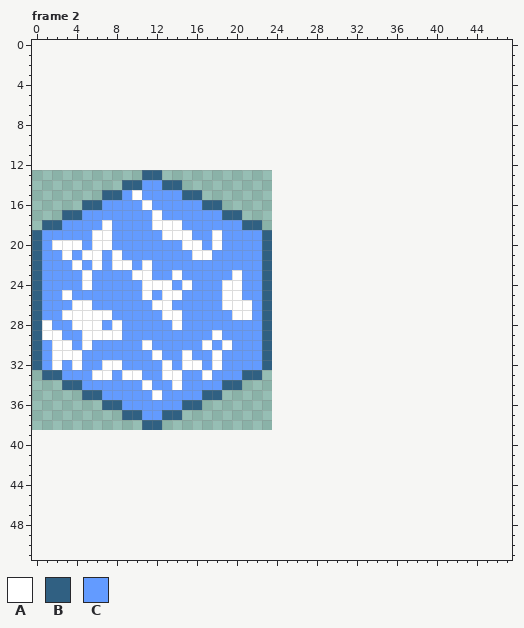
Two versions of one pixel-art file, assets/sprites_raw/BaseHexagon.ase. Above, as it was before the edit.
24x26 pixels, 7 frames. Shown: frame 2. The old version is drawn lined up with the new one, on the new canvas. The commit also changed other frames, which this record leaves out.
Palette (. is transparent): A #ffffff  B #306082  C #639bff
Pixels before, frame 2 (only the part around the change), first column x 0:
 0 ................................................
 1 ................................................
 2 ................................................
 3 ................................................
 4 ................................................
 5 ................................................
 6 ................................................
 7 ................................................
 8 ................................................
 9 ................................................
10 ................................................
11 ................................................
12 ................................................
13 ...........BB...................................
14 .........BBCCBB.................................
15 .......BBCACCCCBB...............................
16 .....BBCCCCACCCCCBB.............................
17 ...BBCCCCCCCACCCCCCBB...........................
18 .BBCCCCACCCCAAACCCCCCBB.........................
19 BCCCCCAACCCCCAAACCACCCCB........................
20 BCAAACAACCCCCCCAACACCCCB........................
21 BCCACAACACCCCCCCAACCCCCB........................
22 BCCCACACAACACCCCCCCCCCCB........................
23 BCCCCACCCCAACCACCCCCACCB........................
24 BCCCCACCCCCAAACACCCAACCB........................
25 BCCACCCCCCCACAACCCCAACCB........................
26 BCCCAACCCCCCAACCCCCAAACB........................
27 BCCAAAAACCCCCAACCCCCAACB........................
28 BACCAAACACCCCCACCCCCCCCB........................
29 BAACCAAAACCCCCCCCCACCCCB........................
30 BCAACACCCCCACCCCCACACCCB........................
31 BCAAACCCCCCCACCACCACCCCB........................
32 BCACACCAACCCCACAACACCCCB........................
33 .BBCCCAACAACCAACCACCCBB.........................
34 ...BBCCCCCCACCACCCCBB...........................
35 .....BBCCCCCACCCCBB.............................
36 .......BBCCCCCCBB...............................
37 .........BBCCBB.................................
38 ...........BB...................................
39 ................................................
40 ................................................
41 ................................................
42 ................................................
43 ................................................
44 ................................................
45 ................................................
46 ................................................
47 ................................................
48 ................................................
49 ................................................
50 ................................................
51 ................................................
Once edited:
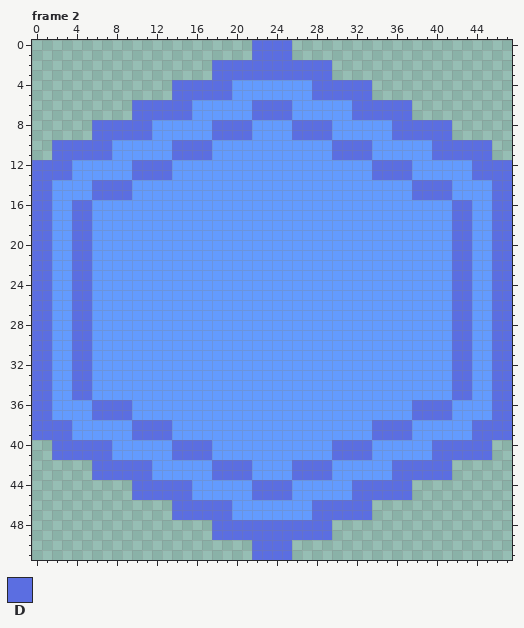
Colours new in this view: D #5b6ee1
Edits made:
canvas 24x26 -> 48x52, the old top-left corner now at 0,13
Changed rows in their new state; - is an unchanged pixel.
Frame 2:
first column x 0:
 0 ----------------------DDDD----------------------
 1 ----------------------DDDD----------------------
 2 ------------------DDDDDDDDDDDD------------------
 3 ------------------DDDDDDDDDDDD------------------
 4 --------------DDDDDDCCCCCCCCDDDDDD--------------
 5 --------------DDDDDDCCCCCCCCDDDDDD--------------
 6 ----------DDDDDDCCCCCCDDDDCCCCCCDDDDDD----------
 7 ----------DDDDDDCCCCCCDDDDCCCCCCDDDDDD----------
 8 ------DDDDDDCCCCCCDDDDCCCCDDDDCCCCCCDDDDDD------
 9 ------DDDDDDCCCCCCDDDDCCCCDDDDCCCCCCDDDDDD------
10 --DDDDDDCCCCCCDDDDCCCCCCCCCCCCDDDDCCCCCCDDDDDD--
11 --DDDDDDCCCCCCDDDDCCCCCCCCCCCCDDDDCCCCCCDDDDDD--
12 DDDDCCCCCCDDDDCCCCCCCCCCCCCCCCCCCCDDDDCCCCCCDDDD
13 DDDDCCCCCCDDDDCCCCCCCCCCCCCCCCCCCCDDDDCCCCCCDDDD
14 DDCCCCDDDDC--CCCCCCCCCCCCCCCCCCCCCCCCCDDDDCCCCDD
15 DDCCCCDDDDC----CCCCCCCCCCCCCCCCCCCCCCCDDDDCCCCDD
16 DDCCDDC----C-----CCCCCCCCCCCCCCCCCCCCCCCCCDDCCDD
17 DDCCDD------C------CCCCCCCCCCCCCCCCCCCCCCCDDCCDD
18 DDC-DD-C----CCC------CCCCCCCCCCCCCCCCCCCCCDDCCDD
19 DD--DDCC-----CCC--C----CCCCCCCCCCCCCCCCCCCDDCCDD
20 DDCCDDCC-------CC-C----CCCCCCCCCCCCCCCCCCCDDCCDD
21 DD-CDDC-C-------CC-----CCCCCCCCCCCCCCCCCCCDDCCDD
22 DD--DDC-CC-C-----------CCCCCCCCCCCCCCCCCCCDDCCDD
23 DD--DD----CC--C-----C--CCCCCCCCCCCCCCCCCCCDDCCDD
24 DD--DD-----CCC-C---CC--CCCCCCCCCCCCCCCCCCCDDCCDD
25 DD-CDD-----C-CC----CC--CCCCCCCCCCCCCCCCCCCDDCCDD
26 DD--DD------CC-----CCC-CCCCCCCCCCCCCCCCCCCDDCCDD
27 DD-CDDCC-----CC-----CC-CCCCCCCCCCCCCCCCCCCDDCCDD
28 DD--DDC-C-----C--------CCCCCCCCCCCCCCCCCCCDDCCDD
29 DDC-DDCCC---------C----CCCCCCCCCCCCCCCCCCCDDCCDD
30 DDCCDD-----C-----C-C---CCCCCCCCCCCCCCCCCCCDDCCDD
31 DDCCDD------C--C--C----CCCCCCCCCCCCCCCCCCCDDCCDD
32 DDC-DD-CC----C-CC-C----CCCCCCCCCCCCCCCCCCCDDCCDD
33 DDC-DDCC-CC--CC--C---CCCCCCCCCCCCCCCCCCCCCDDCCDD
34 DDCCDD-----C--C----CCCCCCCCCCCCCCCCCCCCCCCDDCCDD
35 DDCCDDC-----C----CCCCCCCCCCCCCCCCCCCCCCCCCDDCCDD
36 DDCCCCDDDD-----CCCCCCCCCCCCCCCCCCCCCCCDDDDCCCCDD
37 DDCCCCDDDDC--CCCCCCCCCCCCCCCCCCCCCCCCCDDDDCCCCDD
38 DDDDCCCCCCDDDDCCCCCCCCCCCCCCCCCCCCDDDDCCCCCCDDDD
39 DDDDCCCCCCDDDDCCCCCCCCCCCCCCCCCCCCDDDDCCCCCCDDDD
40 --DDDDDDCCCCCCDDDDCCCCCCCCCCCCDDDDCCCCCCDDDDDD--
41 --DDDDDDCCCCCCDDDDCCCCCCCCCCCCDDDDCCCCCCDDDDDD--
42 ------DDDDDDCCCCCCDDDDCCCCDDDDCCCCCCDDDDDD------
43 ------DDDDDDCCCCCCDDDDCCCCDDDDCCCCCCDDDDDD------
44 ----------DDDDDDCCCCCCDDDDCCCCCCDDDDDD----------
45 ----------DDDDDDCCCCCCDDDDCCCCCCDDDDDD----------
46 --------------DDDDDDCCCCCCCCDDDDDD--------------
47 --------------DDDDDDCCCCCCCCDDDDDD--------------
48 ------------------DDDDDDDDDDDD------------------
49 ------------------DDDDDDDDDDDD------------------
50 ----------------------DDDD----------------------
51 ----------------------DDDD----------------------
